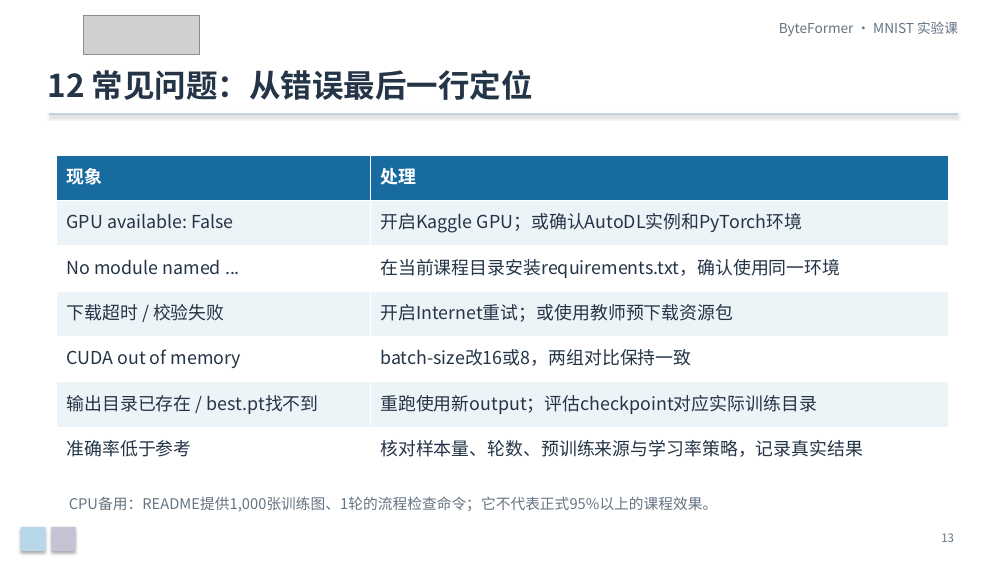
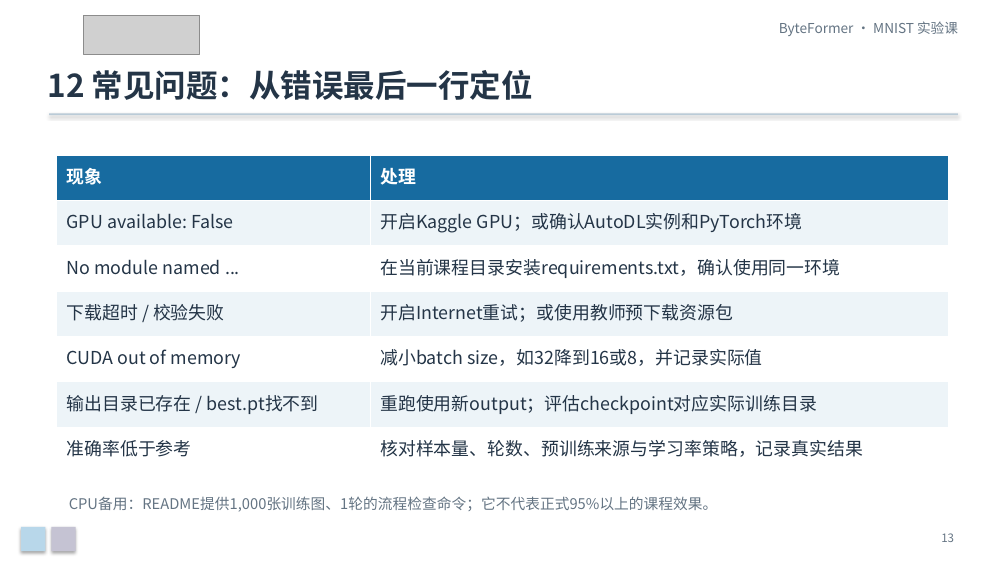
Before and after one commit to Franklin-L/byteformer-mnist-course, a slide deck: slide 13 of docs/ByteFormer_MNIST_零基础实验课.pptx. Drawn at 1008x567 pixels with LibreOffice and Linux fonts; fonts in the diff are those of the drawing; grey boxes stand for pictures. Boxes give left, top, right and bottom in pixels: in the first picture for what was removed or moved away, otherwise in the second. Text is boxed around its words. In the diff, an @@ line names an element or a change of style, - is before the commit and + after.

Commit message:
Let students choose batch size alongside training epochs

```diff
--- a/docs/ByteFormer_MNIST_零基础实验课.pptx
+++ b/docs/ByteFormer_MNIST_零基础实验课.pptx
@@ table at (x1=57, y1=155, x2=949, y2=473) @@
-row 5, column 2: batch-size改16或8，两组对比保持一致
+row 5, column 2: 减小batch size，如32降到16或8，并记录实际值
```
Also in this commit, not shown: 5 other slides changed, 7 other files.
